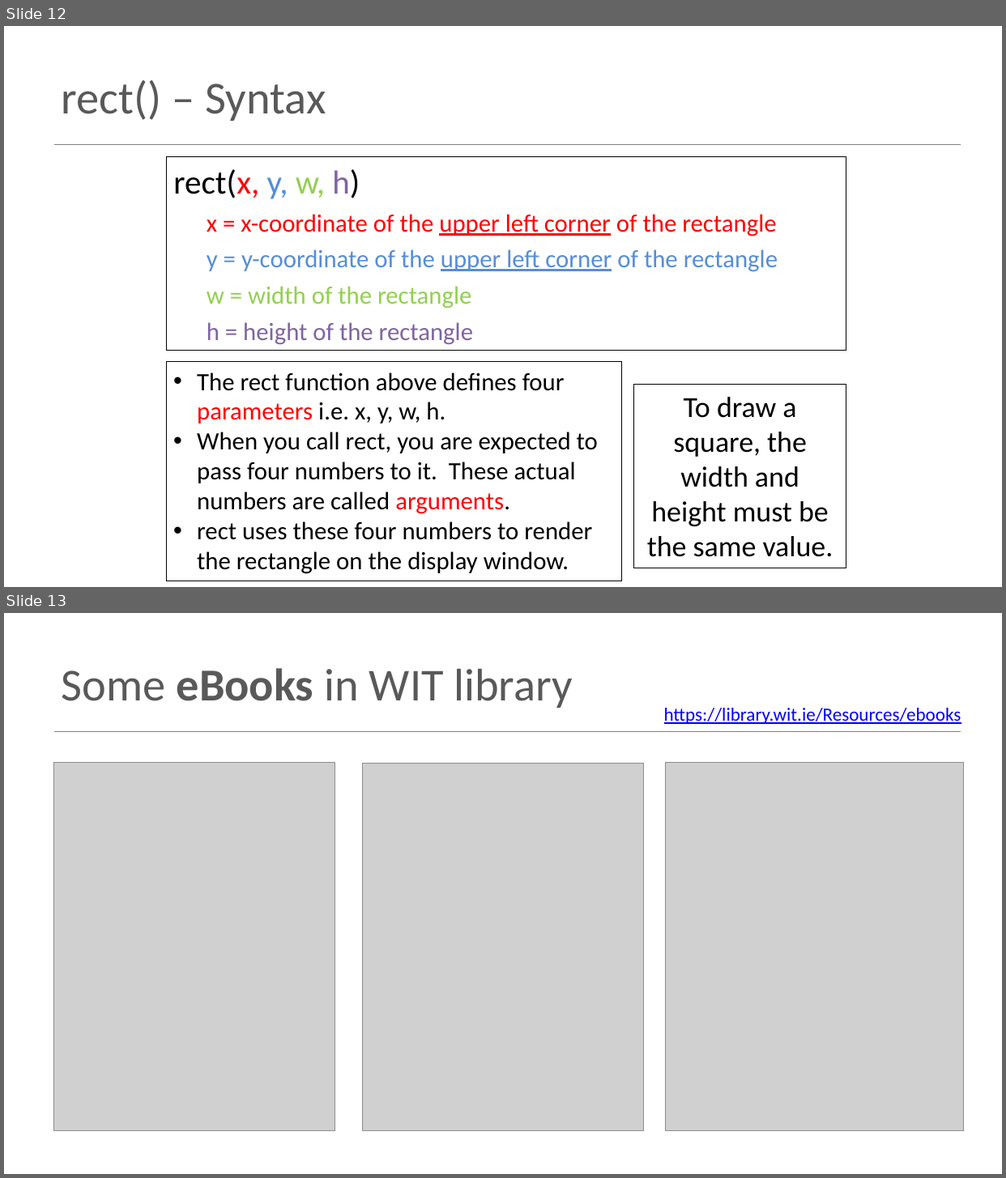
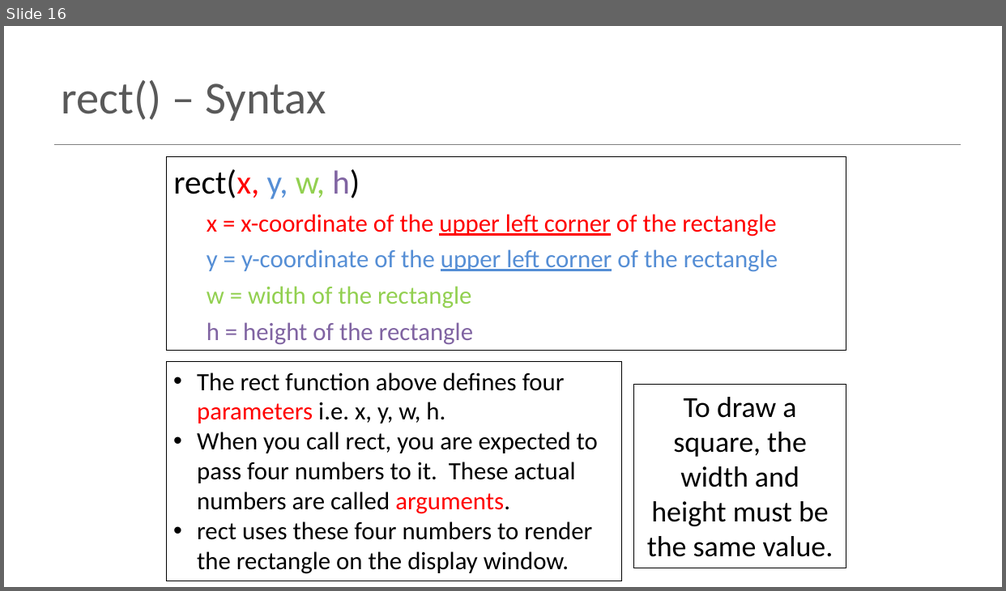
Before and after one commit to SPowerRoche/TryComputingSETU, a slide deck: topic00-processing/talk-1/a-intro-to-programming.pptx. Shown one above the other, each under a label of ours: slides 12 and 13 before the commit, slide 16 after it. The pictures are 1006x1178 and 1006x591 pixels, drawn with LibreOffice and Linux fonts; fonts in the diff are those of the drawing; grey boxes stand for pictures. Boxes give left, top, right and bottom in pixels: in the first picture for what was removed or moved away, otherwise in the second. Text is boxed around its words. In the diff, an @@ line names an element or a change of style, - is before the commit and + after.

```diff
--- a/topic00-processing/talk-1/a-intro-to-programming.pptx
+++ b/topic00-processing/talk-1/a-intro-to-programming.pptx
@@ slide 13 removed at box(4, 613, 1002, 1174), background #FFFFFF; not listed: 1 template element that a slide beside it also shows @@
@@ title removed at box(62, 668, 573, 708) @@
-Some eBooks in WIT library
@@ text removed at box(664, 708, 961, 724) @@
-https://library.wit.ie/Resources/ebooks
@@ picture removed at box(54, 763, 335, 1131) @@
@@ picture removed at box(363, 764, 643, 1131) @@
@@ picture removed at box(665, 763, 964, 1131) @@
@@ what was slide 12 is now slide 16 @@
```
Also in this commit, not shown: 1 slide changed, 6 slides added, 3 other slides removed, 6 other files.
